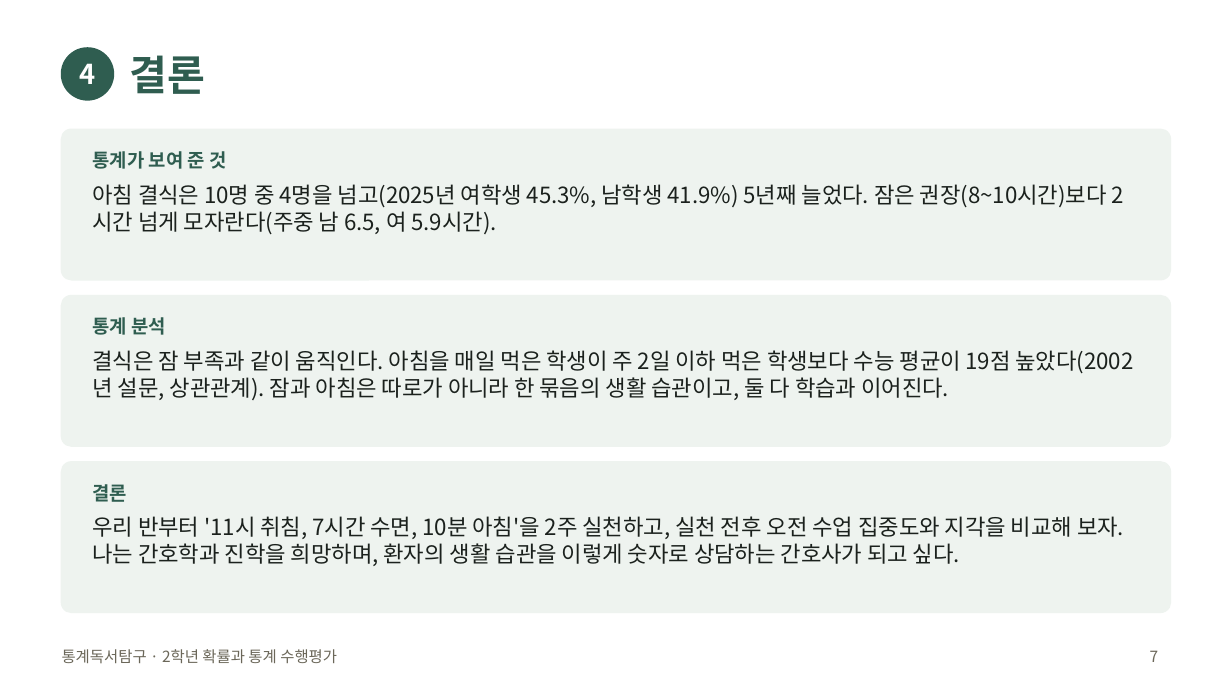
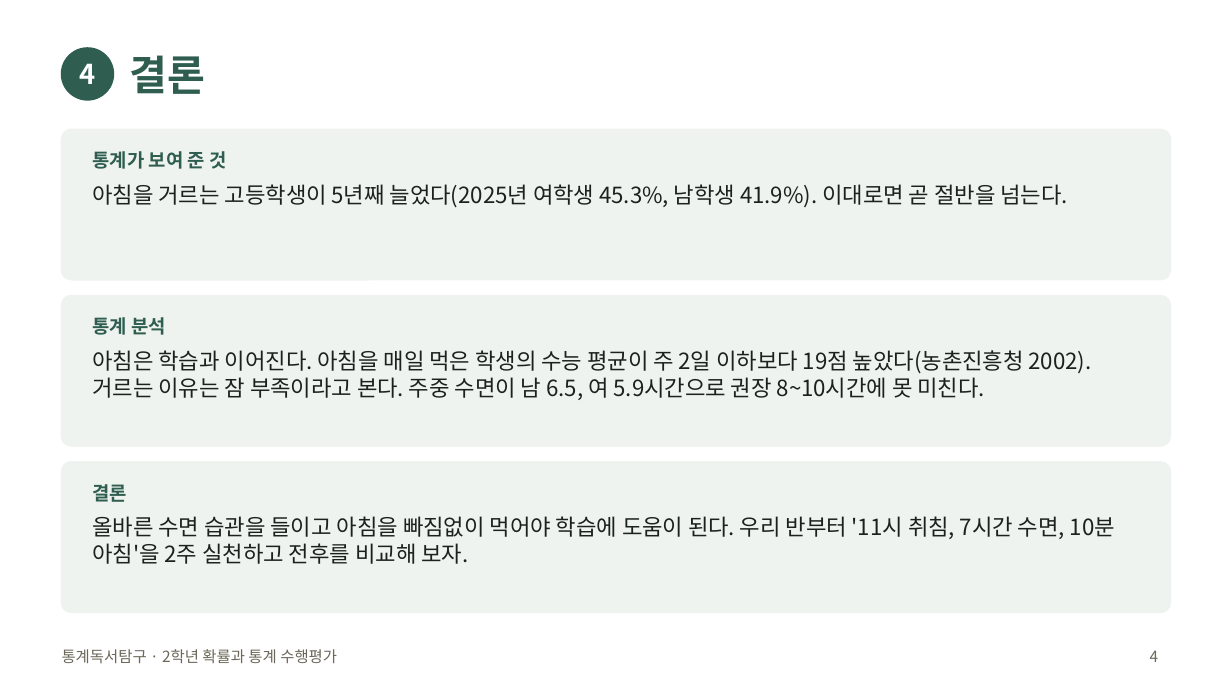
Before and after one commit to jaegeunsongsong/autobot, a slide deck: slide 4 of docs/2026-2학기-통계독서탐구-수행평가/발표예시-간호.pptx (slide 7 before the commit). Drawn at 1232x693 pixels with LibreOffice and Linux fonts; fonts in the diff are those of the drawing. Boxes give left, top, right and bottom in pixels: in the first picture for what was removed or moved away, otherwise in the second. Text is boxed around its words. In the diff, an @@ line names an element or a change of style, - is before the commit and + after.

```diff
--- a/docs/2026-2학기-통계독서탐구-수행평가/발표예시-간호.pptx
+++ b/docs/2026-2학기-통계독서탐구-수행평가/발표예시-간호.pptx
@@ text at <box>92,184,1067,207</box>: text changed @@
-아침 결식은 10명 중 4명을 넘고(2025년 여학생 45.3%, 남학생 41.9%) 5년째 늘었다. 잠은 권장(8~10시간)보다 2시간 넘게 모자란다(주중 남 6.5, 여 5.9시간).
+아침을 거르는 고등학생이 5년째 늘었다(2025년 여학생 45.3%, 남학생 41.9%). 이대로면 곧 절반을 넘는다.
@@ text at <box>92,350,1092,400</box>: text changed @@
-결식은 잠 부족과 같이 움직인다. 아침을 매일 먹은 학생이 주 2일 이하 먹은 학생보다 수능 평균이 19점 높았다(2002년 설문, 상관관계). 잠과 아침은 따로가 아니라 한 묶음의 생활 습관이고, 둘 다 학습과 이어진다.
+아침은 학습과 이어진다. 아침을 매일 먹은 학생의 수능 평균이 주 2일 이하보다 19점 높았다(농촌진흥청 2002). 거르는 이유는 잠 부족이라고 본다. 주중 수면이 남 6.5, 여 5.9시간으로 권장 8~10시간에 못 미친다.
@@ text at <box>92,516,1115,564</box>: text changed @@
-우리 반부터 '11시 취침, 7시간 수면, 10분 아침'을 2주 실천하고, 실천 전후 오전 수업 집중도와 지각을 비교해 보자. 나는 간호학과 진학을 희망하며, 환자의 생활 습관을 이렇게 숫자로 상담하는 간호사가 되고 싶다.
+올바른 수면 습관을 들이고 아침을 빠짐없이 먹어야 학습에 도움이 된다. 우리 반부터 '11시 취침, 7시간 수면, 10분 아침'을 2주 실천하고 전후를 비교해 보자.
@@ page number at <box>1150,650,1159,662</box>: text changed @@
-7
+4
```
Also in this commit, not shown: 1 other slide changed, 4 slides removed, 8 other files.
